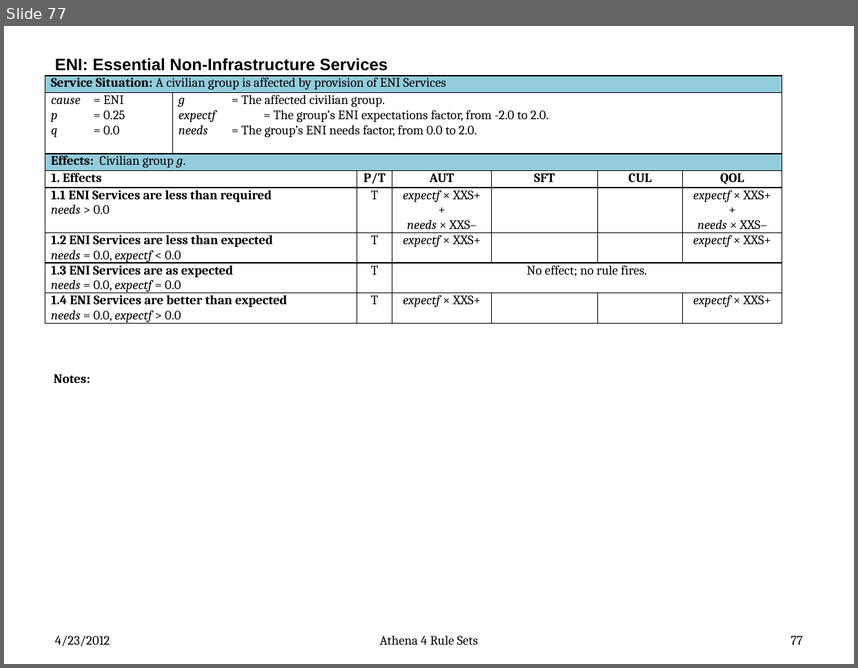
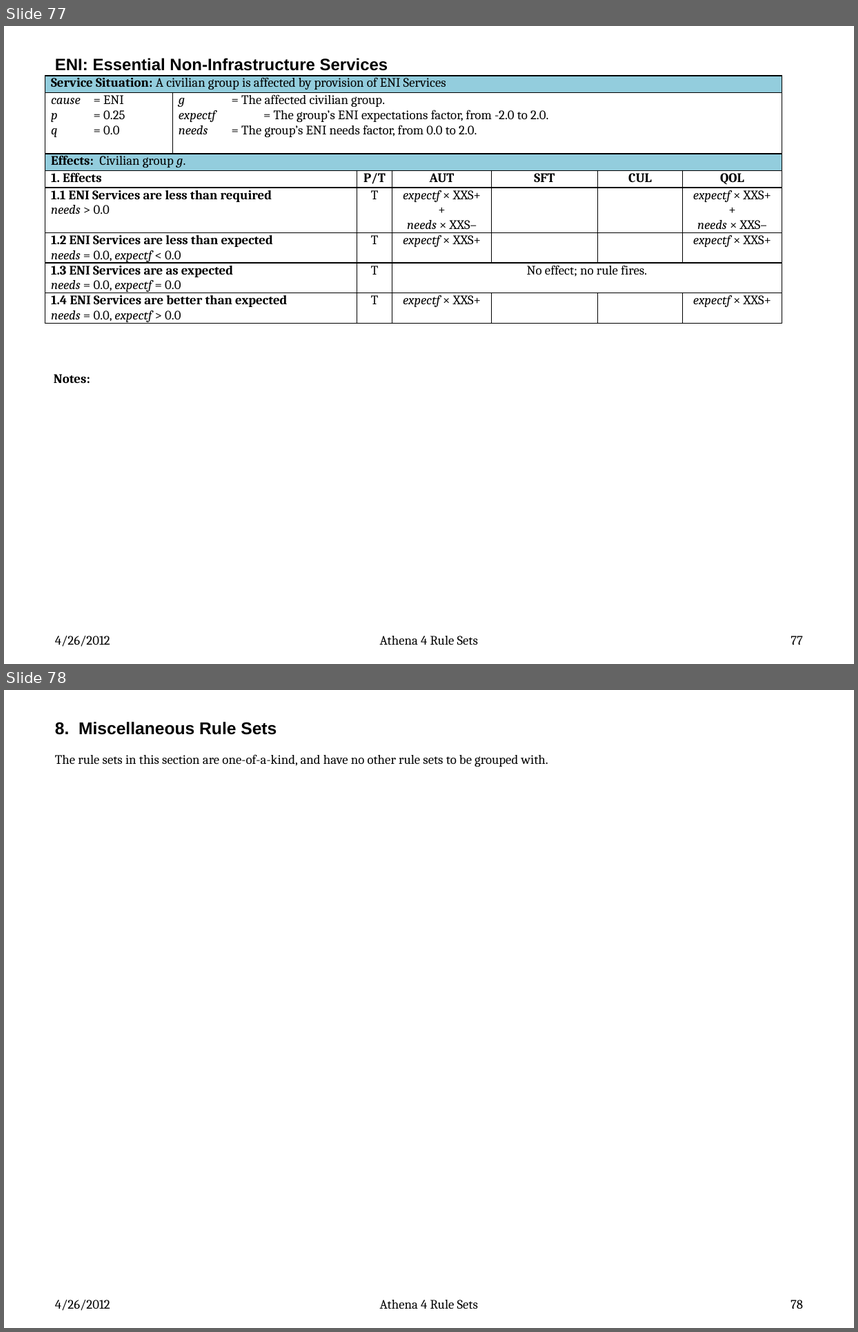
Before and after one commit to AthenaModel/athena-legacy, a slide deck: docs/dev/rules.pptx. Shown one above the other, each under a label of ours: slide 77 before the commit, slides 77 and 78 after it. The pictures are 858x668 and 858x1332 pixels, drawn with LibreOffice and Linux fonts; fonts in the diff are those of the drawing. Boxes give left, top, right and bottom in pixels: in the first picture for what was removed or moved away, otherwise in the second. Text is boxed around its words. In the diff, an @@ line names an element or a change of style, - is before the commit and + after.

Commit message:
Fixed Bug #{3406}
Done.  Added the MOOD rule set in misc_rules.tcl and documented it in
rules.pptx.  The "misc rules" are assessed early in each tick, prior to
computing actor support.

As part of the change:

* Added the cause, rule set name, and rule names to the relevant enums
  in projtypes(n).
* Deleted the old deltaV.mood code from control_model(sim).
* Deleted the related parms from parmdb(5).
* Added new parms for the new rule set (dam.MOOD.*).

```diff
--- a/docs/dev/rules.pptx
+++ b/docs/dev/rules.pptx
@@ slide 78 added at [4, 690, 854, 1328], background #FFFFFF @@
@@ title added at [55, 722, 277, 735], 14.4 pt, text #000000, bold @@
+8. Miscellaneous Rule Sets
@@ text added at [55, 754, 548, 767], 11 pt, text #000000 @@
+The rule sets in this section are one-of-a-kind, and have no other rule sets to be grouped with.
@@ text added at [55, 1299, 110, 1310], 11 pt, text #000000 @@
+4/26/2012
@@ text added at [380, 1299, 478, 1309], 11 pt, text #000000 @@
+Athena 4 Rule Sets
@@ page number added at [791, 1299, 803, 1308], 11 pt, text #000000 @@
+78
@@ slide 77 changed as well @@
@@ text at [55, 635, 110, 646]: text changed @@
-4/23/2012
+4/26/2012
```
Also in this commit, not shown: 75 other slides changed, 1 other slide added, 9 other files.
